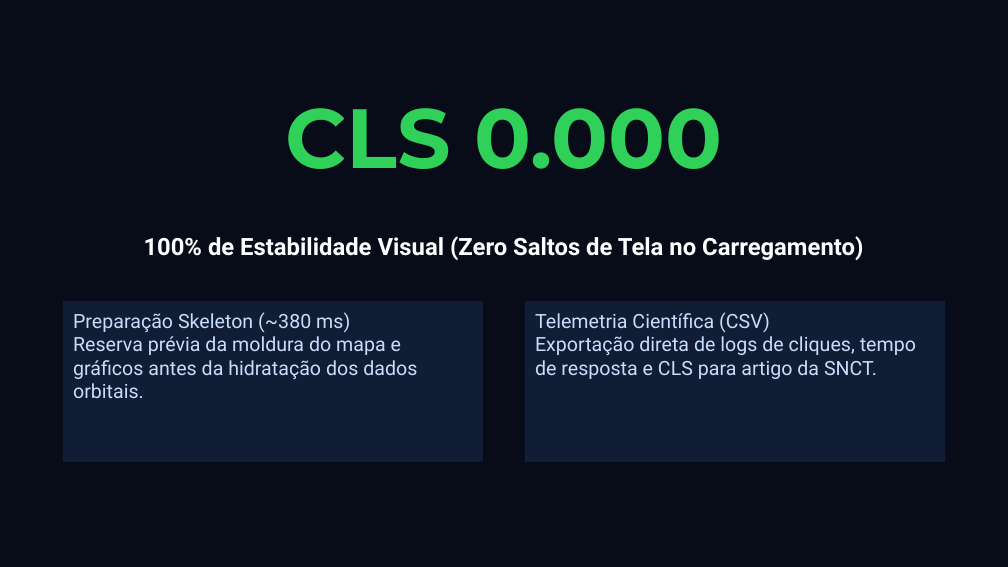
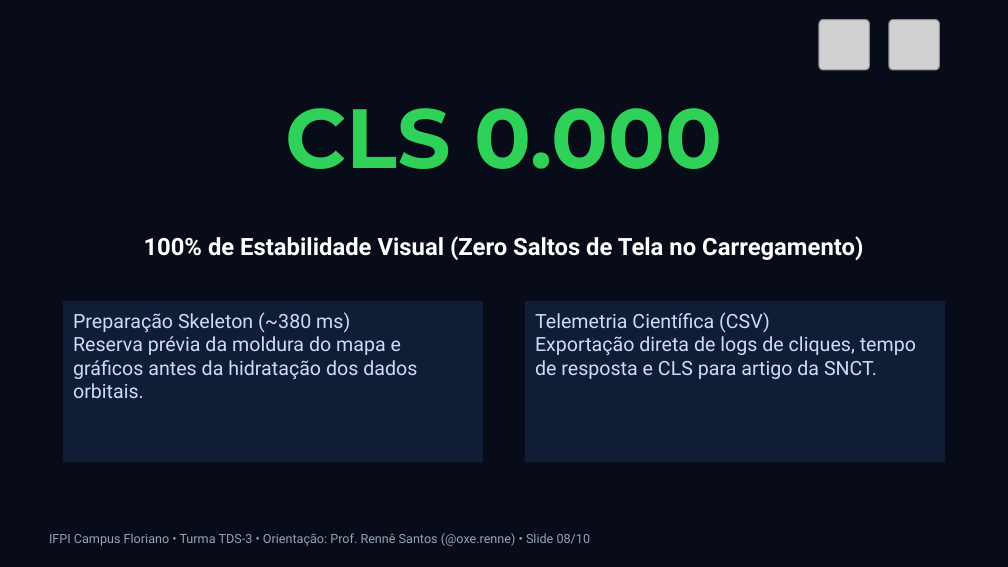
Before and after one commit to renneferreira/monitor-queimadas-snct, a slide deck: slide 8 of Radar-Fogo-Pitch-Deck-10-Slides.pptx. Drawn at 1008x567 pixels with LibreOffice and Linux fonts; fonts in the diff are those of the drawing; grey boxes stand for pictures. Boxes give left, top, right and bottom in pixels: in the first picture for what was removed or moved away, otherwise in the second. Text is boxed around its words. In the diff, an @@ line names an element or a change of style, - is before the commit and + after.

Commit message:
docs(slides): atualizar pitch deck com logos IFPI Floriano e Radar Fogo, Turma TDS-3 e orientador Prof. Rennê Santos

```diff
--- a/Radar-Fogo-Pitch-Deck-10-Slides.pptx
+++ b/Radar-Fogo-Pitch-Deck-10-Slides.pptx
@@ picture added at [818, 19, 869, 70] @@
@@ picture added at [889, 19, 939, 70] @@
@@ text added at [49, 533, 591, 546], 9 pt, text #94A3B8 @@
+IFPI Campus Floriano • Turma TDS-3 • Orientação: Prof. Rennê Santos (@oxe.renne) • Slide 08/10
```
Also in this commit, not shown: 9 other slides changed, 5 other files.
